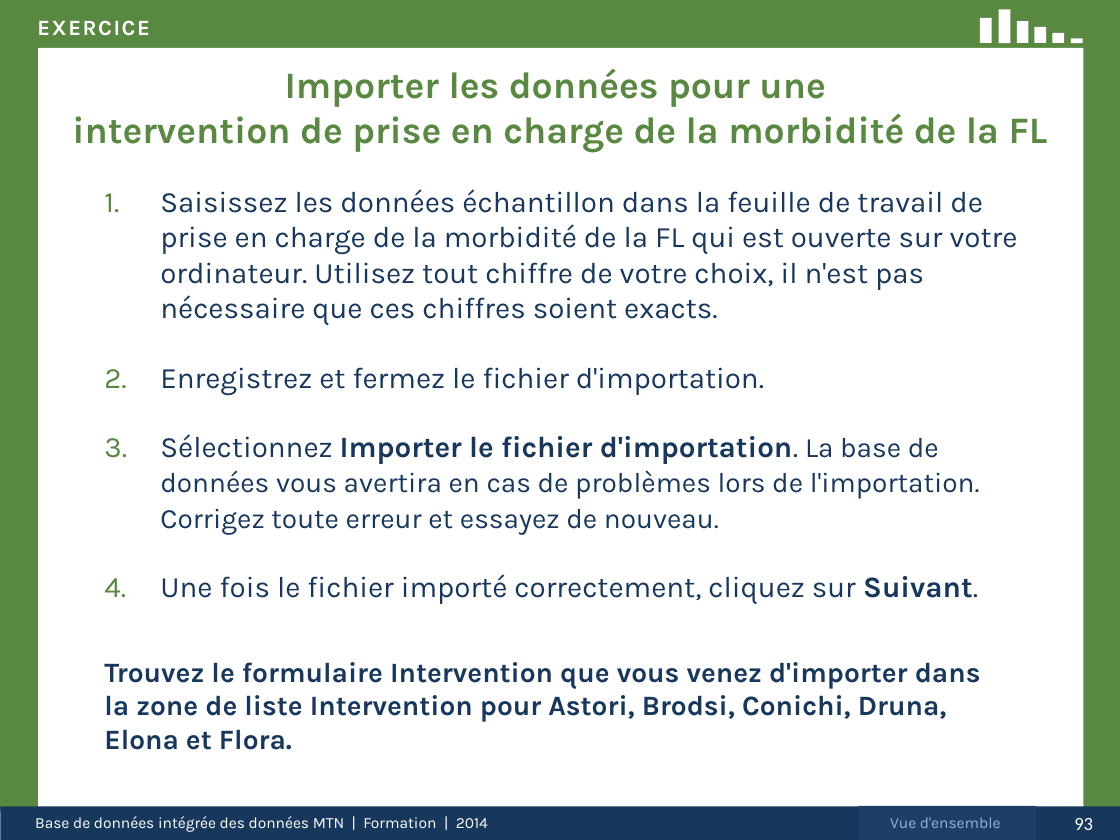
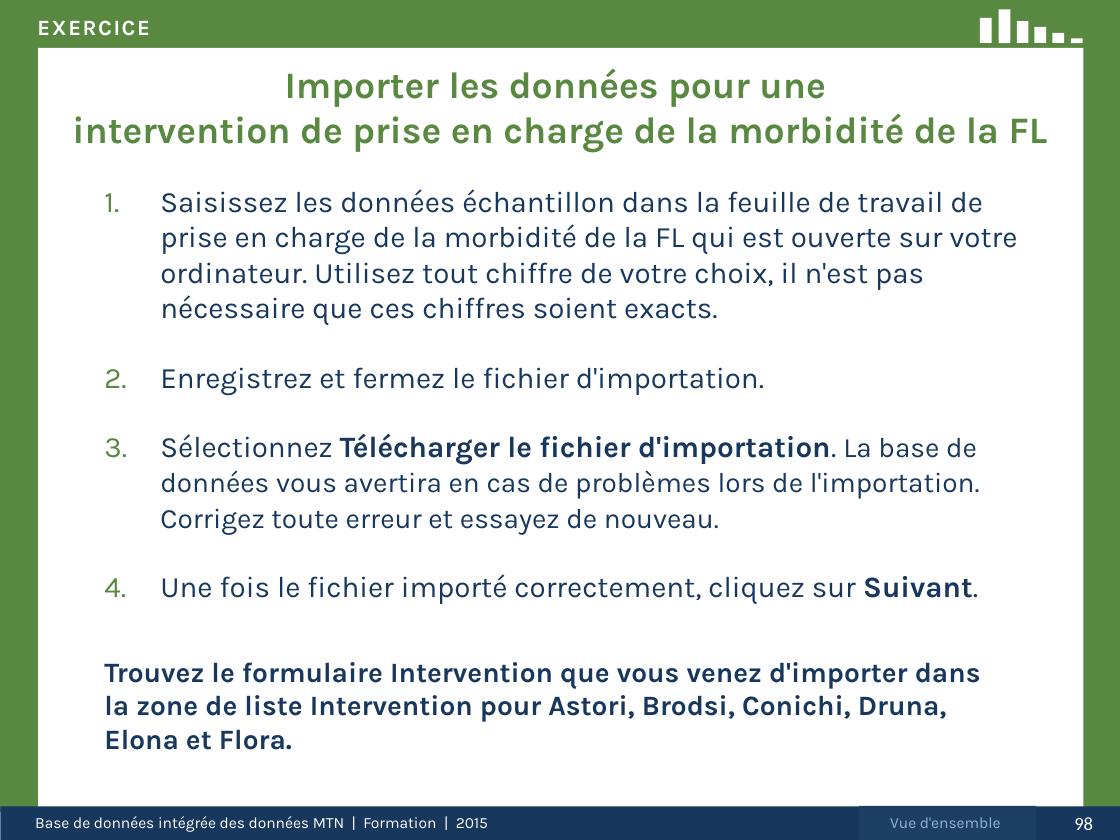
Before and after one commit to ericjohnolson/NadaNtd, a slide deck: slide 98 of Nada.UI/View/Help/TrainingPPT_080814_French.pptx (slide 93 before the commit). Drawn at 1120x840 pixels with LibreOffice and Linux fonts; fonts in the diff are those of the drawing. Boxes give left, top, right and bottom in pixels: in the first picture for what was removed or moved away, otherwise in the second. Text is boxed around its words. In the diff, an @@ line names an element or a change of style, - is before the commit and + after.

```diff
--- a/Nada.UI/View/Help/TrainingPPT_080814_French.pptx
+++ b/Nada.UI/View/Help/TrainingPPT_080814_French.pptx
@@ text at (x1=160, y1=434, x2=980, y2=535): text changed @@
-  3. Sélectionnez Importer le fichier d'importation. La base de données vous avertira en cas de problèmes lors de l'importation. Corrigez toute erreur et essayez de nouveau.
+  3. Sélectionnez Télécharger le fichier d'importation. La base de données vous avertira en cas de problèmes lors de l'importation. Corrigez toute erreur et essayez de nouveau.
@@ text at (x1=35, y1=816, x2=488, y2=832): text changed @@
-Base de données intégrée des données MTN | Formation | 2014
+Base de données intégrée des données MTN | Formation | 2015
@@ page number at (x1=1074, y1=817, x2=1093, y2=830): text changed @@
-93
+98
```
Also in this commit, not shown: 116 other slides changed, 20 slides added, 3 slides removed, 1 other file.
